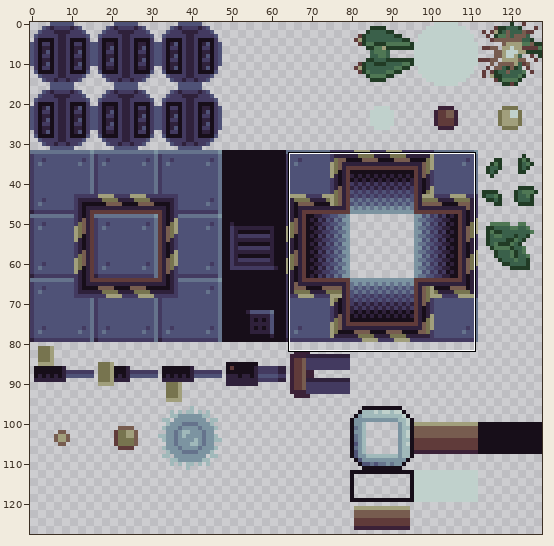
Edited in one commit: sprite sheet (sprites.png). Above, an overview of the earlier version with the close-up marked.
Close-up. Old version:
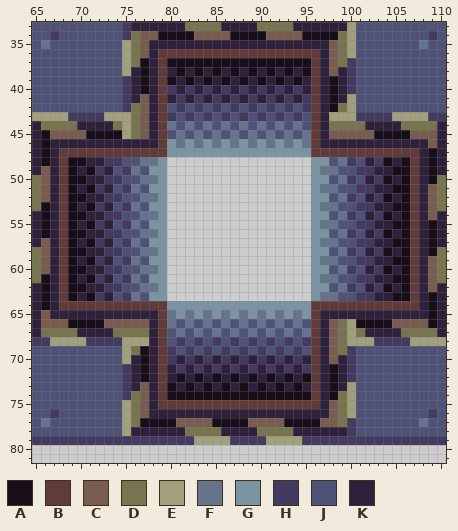
The file is 128x128 pixels. Shown: x 65..110, y 33..81.
Palette (. is transparent): A #170e19  B #603b3a  C #775c4f  D #77744f  E #a19f7c  F #65738c  G #7c94a1  H #433a60  J #4f5277  K #2f213b
Pixels before, first column x 65:
33 JJJJJJJJJJHKKKKKKDDDDKKKKDDDDKKKKKKEJJJJJJJJJJ
34 JJHJJJJJJJHDCCAAAACCCCAAAACCCCAAAADEJJJJJJJJHJ
35 JFJJJJJJJJEDCKKKKKKKKKKKKKKKKKKKKCDEJJJJJJJFJJ
36 JJJJJJJJJJEDCKBBBBBBBBBBBBBBBBBBKCDEJJJJJJJJJJ
37 JJJJJJJJJJEDAKBAAAAAAAAAAAAAAAABKCDHJJJJJJJJJJ
38 JJJJJJJJJJEKAKBKAKAKAKAKAKAKAKABKCKHJJJJJJJJJJ
39 JJJJJJJJJJHKAKBAKAKAKAKAKAKAKAKBKAKHJJJJJJJJJJ
40 JJJJJJJJJJHKAKBHKHKHKHKHKHKHKHKBKAKHJJJJJJJJJJ
41 JJJJJJJJJJHKCKBKHKHKHKHKHKHKHKHBKAKEJJJJJJJJJJ
42 JJJJJJJJJJHDCKBJHJHJHJHJHJHJHJHBKADEJJJJJJJJJJ
43 EEEEHHHHEEEDCKBHJHJHJHJHJHJHJHJBKEEEHHHHEEEEHH
44 KDDDDKKKKDEDCKBFJFJFJFJFJFJFJFJBKDDDDKKKKDDDDK
45 KACCCCAAAAEDCKBJFJFJFJFJFJFJFJFBKCCCCCAAAACCCK
46 KAKKKKKKKKKKKKBGFGFGFGFGFGFGFGFBKKKKKKKKKKKKCK
47 KAKBBBBBBBBBBBBGGGGGGGGGGGGGGGGBBBBBBBBBBBBKAK
48 KAKBAAKKHHJJFFG................GGJFHJKHAKABKAK
49 KCKBAKAHKJHFJGG................GFFJJHHKKAABKAK
50 DCKBAAKKHHJJFFG................GGJFHJKHAKABKAD
51 DCKBAKAHKJHFJGG................GFFJJHHKKAABKCD
52 DCKBAAKKHHJJFFG................GGJFHJKHAKABKCD
53 DAKBAKAHKJHFJGG................GFFJJHHKKAABKCD
54 KAKBAAKKHHJJFFG................GGJFHJKHAKABKCK
55 KAKBAKAHKJHFJGG................GFFJJHHKKAABKAK
56 KAKBAAKKHHJJFFG................GGJFHJKHAKABKAK
57 KCKBAKAHKJHFJGG................GFFJJHHKKAABKAK
58 DCKBAAKKHHJJFFG................GGJFHJKHAKABKAD
59 DCKBAKAHKJHFJGG................GFFJJHHKKAABKCD
60 DCKBAAKKHHJJFFG................GGJFHJKHAKABKCD
61 DAKBAKAHKJHFJGG................GFFJJHHKKAABKCD
62 KAKBAAKKHHJJFFG................GGJFHJKHAKABKCK
63 KAKBAKAHKJHFJGG................GFFJJHHKKAABKAK
64 KAKBBBBBBBBBBBBGGGGGGGGGGGGGGGGBBBBBBBBBBBBKAK
65 KCKKKKKKKKKKKKBFGFGFGFGFGFGFGFGBKKKKKKKKKKKKAK
66 KCCCAAAACCCCCKBFJFJFJFJFJFJFJFJBKCDEAAAACCCCAK
67 KDDDDKKKKDDDDKBJFJFJFJFJFJFJFJFBKCDEDKKKKDDDDK
68 HHEEEEHHHHEEEKBJHJHJHJHJHJHJHJHBKCDEEEHHHHEEEE
69 JJJJJJJJJJEDAKBHJHJHJHJHJHJHJHJBKCDHJJJJJJJJJJ
70 JJJJJJJJJJEKAKBHKHKHKHKHKHKHKHKBKCKHJJJJJJJJJJ
71 JJJJJJJJJJHKAKBKHKHKHKHKHKHKHKHBKAKHJJJJJJJJJJ
72 JJJJJJJJJJHKAKBKAKAKAKAKAKAKAKABKAKHJJJJJJJJJJ
73 JJJJJJJJJJHKCKBAKAKAKAKAKAKAKAKBKAKEJJJJJJJJJJ
74 JJJJJJJJJJHDCKBAAAAAAAAAAAAAAAABKADEJJJJJJJJJJ
75 JJJJJJJJJJEDCKBBBBBBBBBBBBBBBBBBKCDEJJJJJJJJJJ
76 JJHJJJJJJJEDCKKKKKKKKKKKKKKKKKKKKCDEJJJJJJJJHJ
77 JFJJJJJJJJEDAAAACCCCAAAACCCCAAAACCDHJJJJJJJFJJ
78 JJJJJJJJJJEKKKKKKDDDDKKKKDDDDKKKKKKHJJJJJJJJJJ
79 HHHHHHHHHHHHHHHHHHEEEEHHHHEEEEHHHHHHHHHHHHHHHH
Now the later version:
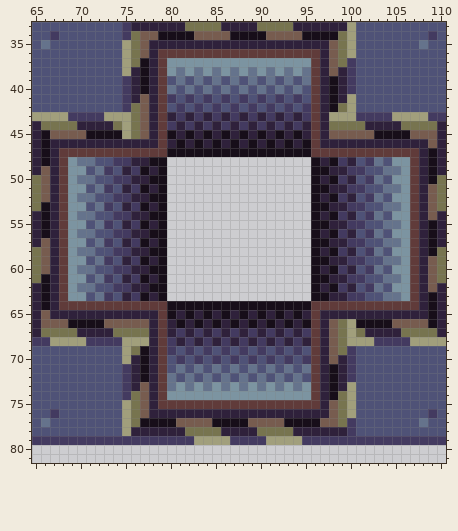
Change:
Changed rows in their new state; - is an unchanged pixel.
first column x 69:
37 -----------GGGGGGGGGGGGGGGG-----------
38 -----------GFGFGFGFGFGFGFGF-----------
39 -----------JFJFJFJFJFJFJFJF-----------
40 -----------FJFJFJFJFJFJFJFJ-----------
41 -----------HJHJHJHJHJHJHJHJ-----------
43 -----------KHKHKHKHKHKHKHKH-----------
44 -----------HKHKHKHKHKHKHKHK-----------
45 -----------AKAKAKAKAKAKAKAK-----------
46 -----------KAKAKAKAKAKAKAKA-----------
47 -----------AAAAAAAAAAAAAAAA-----------
48 GFFJJ-HKKAA----------------AKAHK-HFJGG
49 GGJFH-KHAKA----------------AAKKH-JJFFG
50 GFFJJ-HKKAA----------------AKAHK-HFJGG
51 GGJFH-KHAKA----------------AAKKH-JJFFG
52 GFFJJ-HKKAA----------------AKAHK-HFJGG
53 GGJFH-KHAKA----------------AAKKH-JJFFG
54 GFFJJ-HKKAA----------------AKAHK-HFJGG
55 GGJFH-KHAKA----------------AAKKH-JJFFG
56 GFFJJ-HKKAA----------------AKAHK-HFJGG
57 GGJFH-KHAKA----------------AAKKH-JJFFG
58 GFFJJ-HKKAA----------------AKAHK-HFJGG
59 GGJFH-KHAKA----------------AAKKH-JJFFG
60 GFFJJ-HKKAA----------------AKAHK-HFJGG
61 GGJFH-KHAKA----------------AAKKH-JJFFG
62 GFFJJ-HKKAA----------------AKAHK-HFJGG
63 GGJFH-KHAKA----------------AAKKH-JJFFG
64 -----------AAAAAAAAAAAAAAAA-----------
65 -----------AKAKAKAKAKAKAKAK-----------
66 -----------KAKAKAKAKAKAKAKA-----------
67 -----------KHKHKHKHKHKHKHKH-----------
68 -----------HKHKHKHKHKHKHKHK-----------
70 -----------JHJHJHJHJHJHJHJH-----------
71 -----------JFJFJFJFJFJFJFJF-----------
72 -----------FJFJFJFJFJFJFJFJ-----------
73 -----------FGFGFGFGFGFGFGFG-----------
74 -----------GGGGGGGGGGGGGGGG-----------
